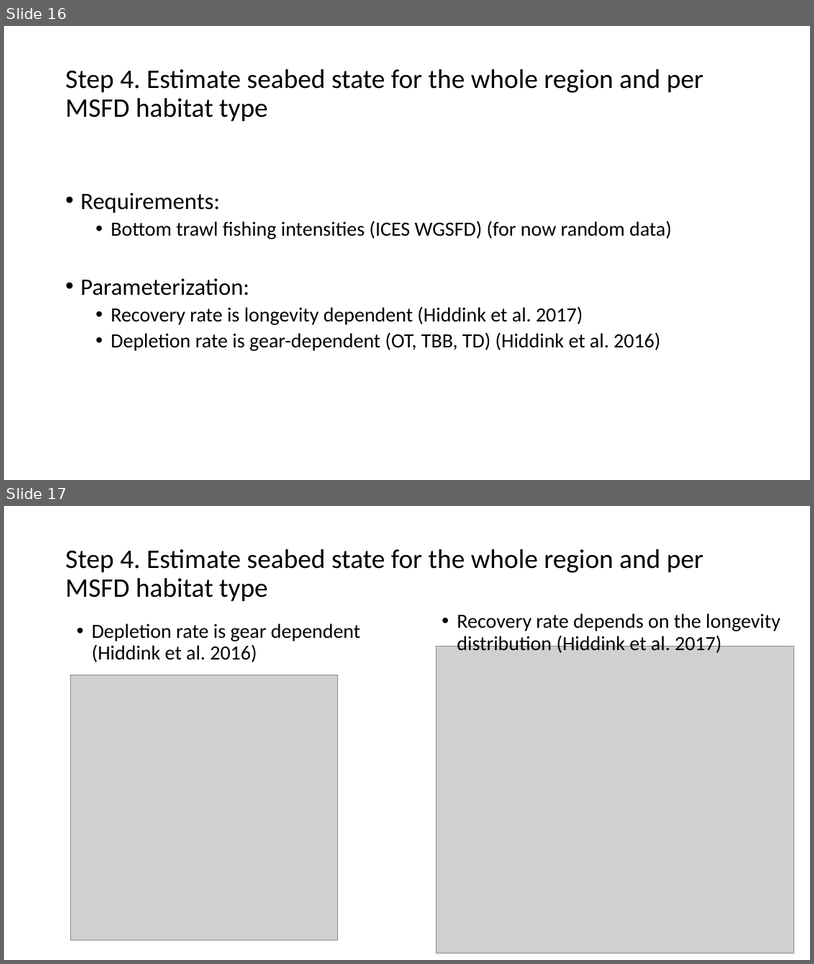
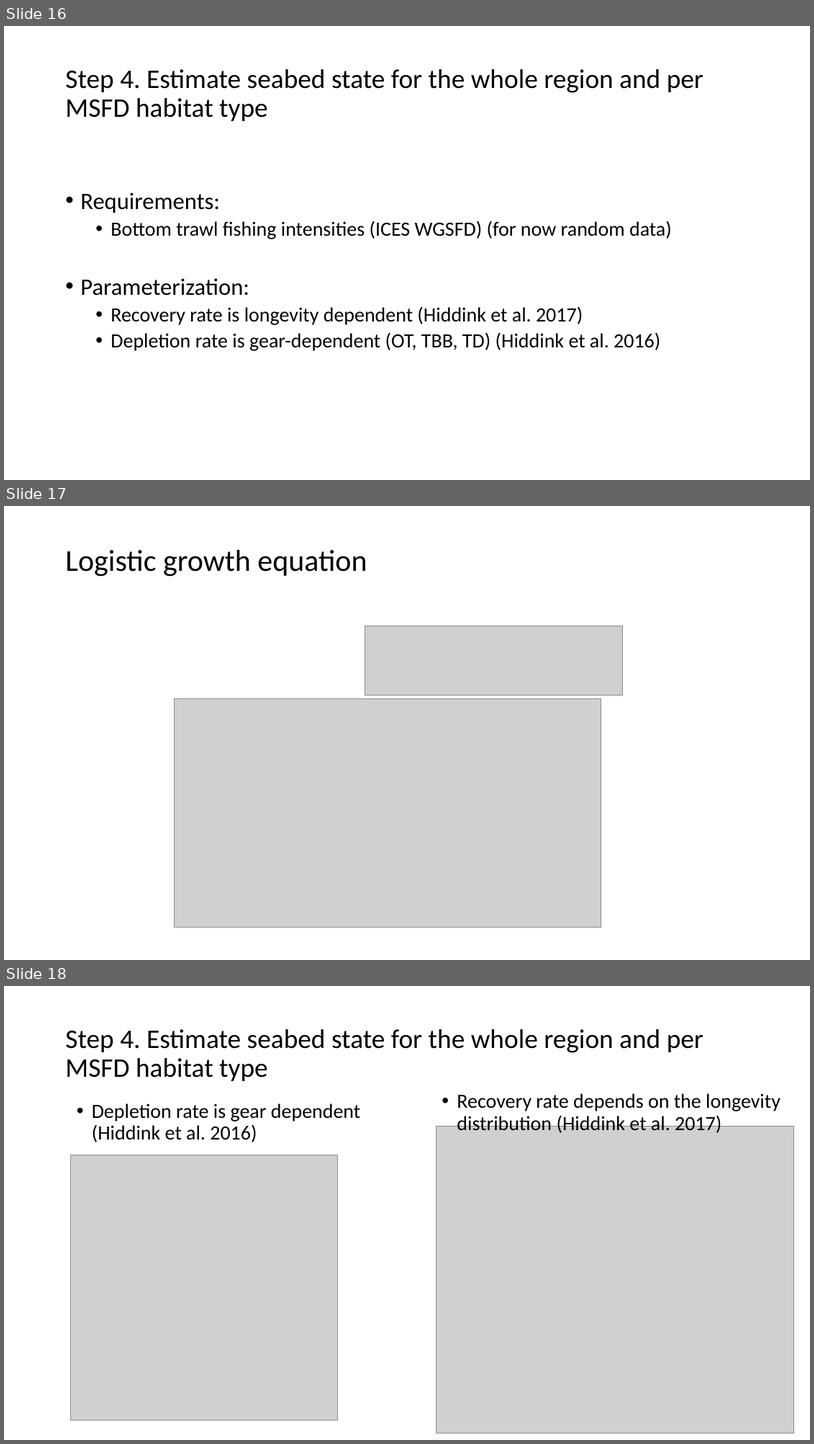
Before and after one commit to ices-eg/FBIT, a slide deck: TAF - ICES tutorial/Introduction to scripts and tutorial on running FBIT.pptx. Shown one above the other, each under a label of ours: slides 16 and 17 before the commit, slides 16, 17 and 18 after it. The pictures are 814x964 and 814x1444 pixels, drawn with LibreOffice and Linux fonts; fonts in the diff are those of the drawing; grey boxes stand for pictures. Boxes give left, top, right and bottom in pixels: in the first picture for what was removed or moved away, otherwise in the second. Text is boxed around its words. In the diff, an @@ line names an element or a change of style, - is before the commit and + after.

```diff
--- a/TAF - ICES tutorial/Introduction to scripts and tutorial on running FBIT.pptx
+++ b/TAF - ICES tutorial/Introduction to scripts and tutorial on running FBIT.pptx
@@ slide 17 added at [4, 506, 810, 960], background #FFFFFF @@
@@ title added at [65, 550, 367, 577], 36 pt, text #000000 @@
+Logistic growth equation
@@ picture added at [365, 626, 623, 695] @@
@@ picture added at [175, 699, 601, 927] @@
@@ what was slide 17 is now slide 18 @@
```
Also in this commit, not shown: 1 other file.
